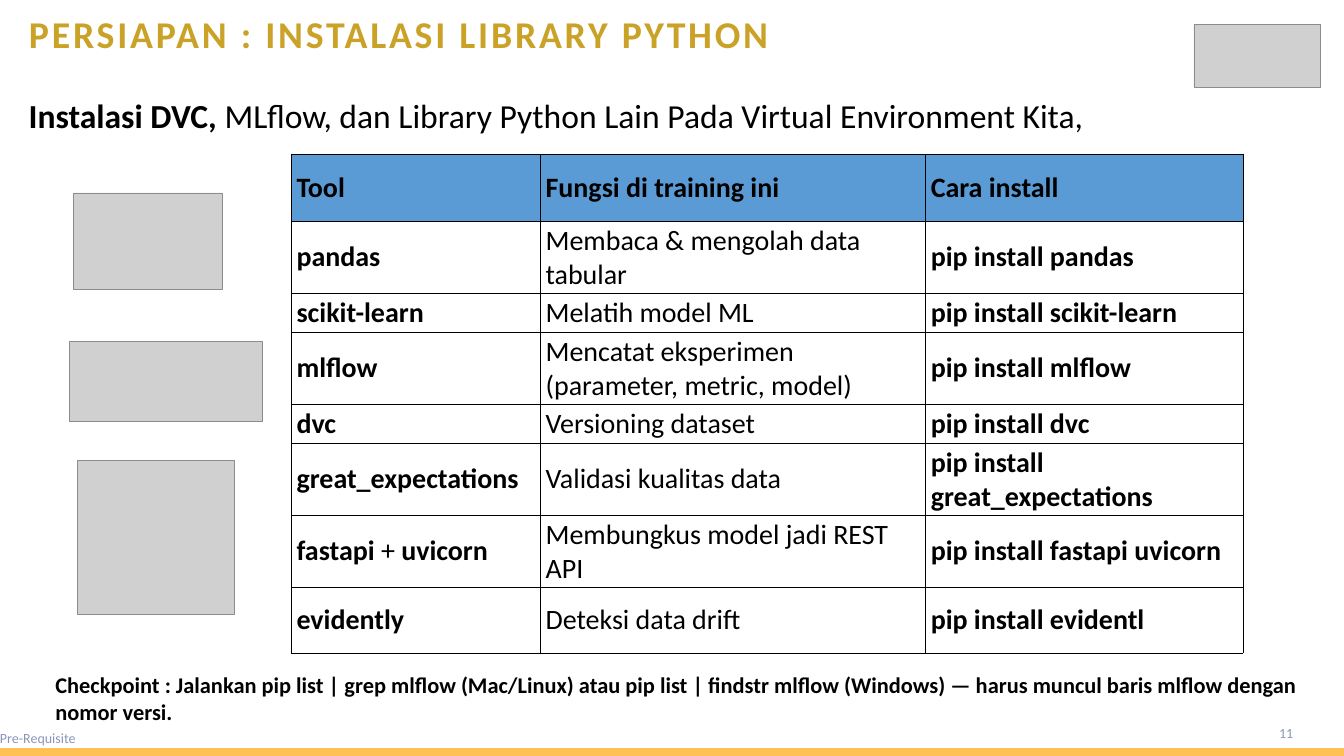
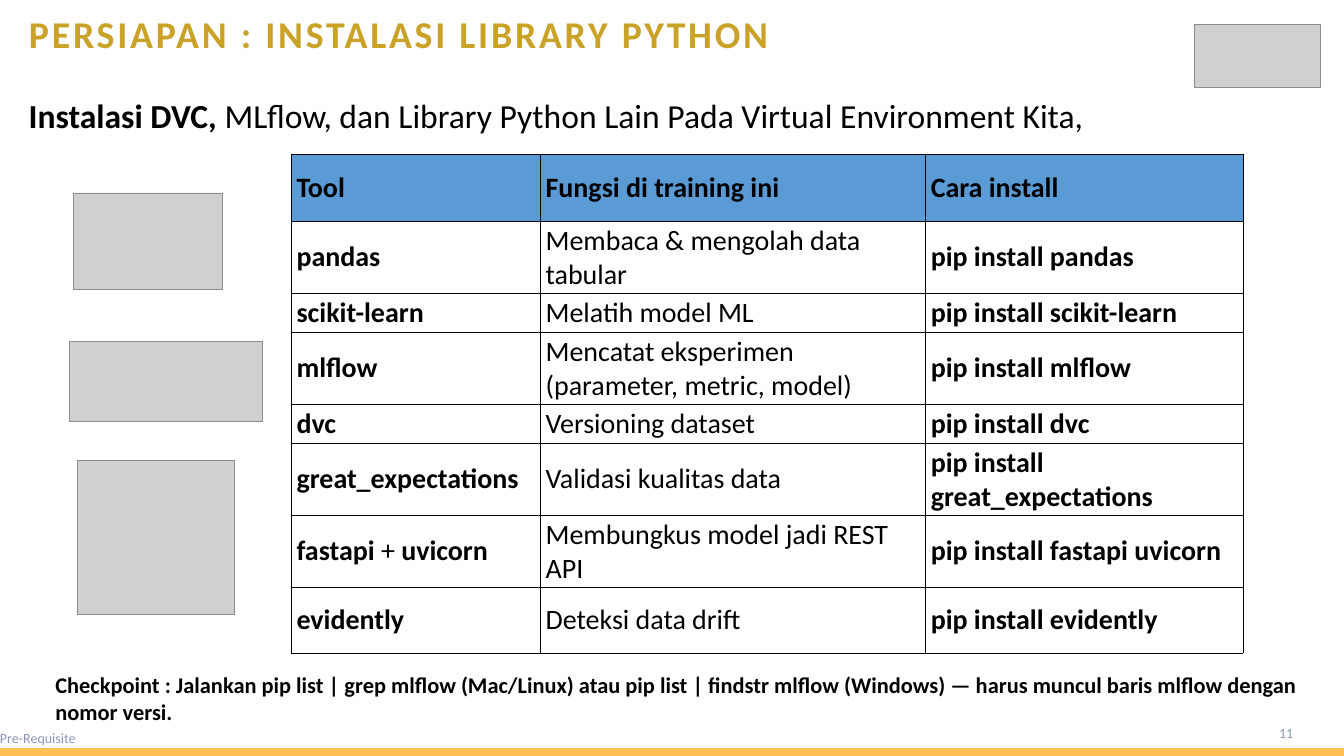
Before and after one commit to sigo3n/mlops-training, a slide deck: slide 10 of BNI Data Analytics Training - Day 20 - MLOps_PreRequisite_Hendrie.pptx. Drawn at 1344x756 pixels with LibreOffice and Linux fonts; fonts in the diff are those of the drawing; grey boxes stand for pictures; background and template pictures are left out. Boxes give left, top, right and bottom in pixels: in the first picture for what was removed or moved away, otherwise in the second. Text is boxed around its words. In the diff, an @@ line names an element or a change of style, - is before the commit and + after.

Commit message:
Update PreRequisite evidently dan Gambar

```diff
--- a/BNI Data Analytics Training - Day 20 - MLOps_PreRequisite_Hendrie.pptx
+++ b/BNI Data Analytics Training - Day 20 - MLOps_PreRequisite_Hendrie.pptx
@@ table at <box>291,154,1242,653</box> @@
-row 8, column 3: pip install evidentl
+row 8, column 3: pip install evidently
```
